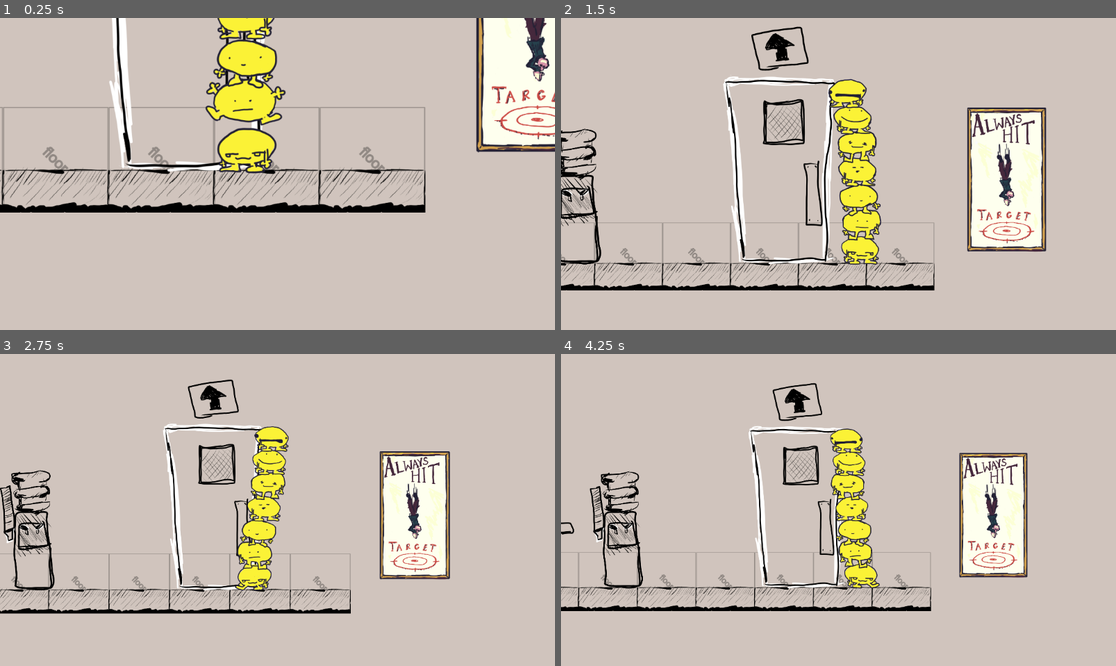
Above: before the commit, frames 1-4 (two rows, left to right).
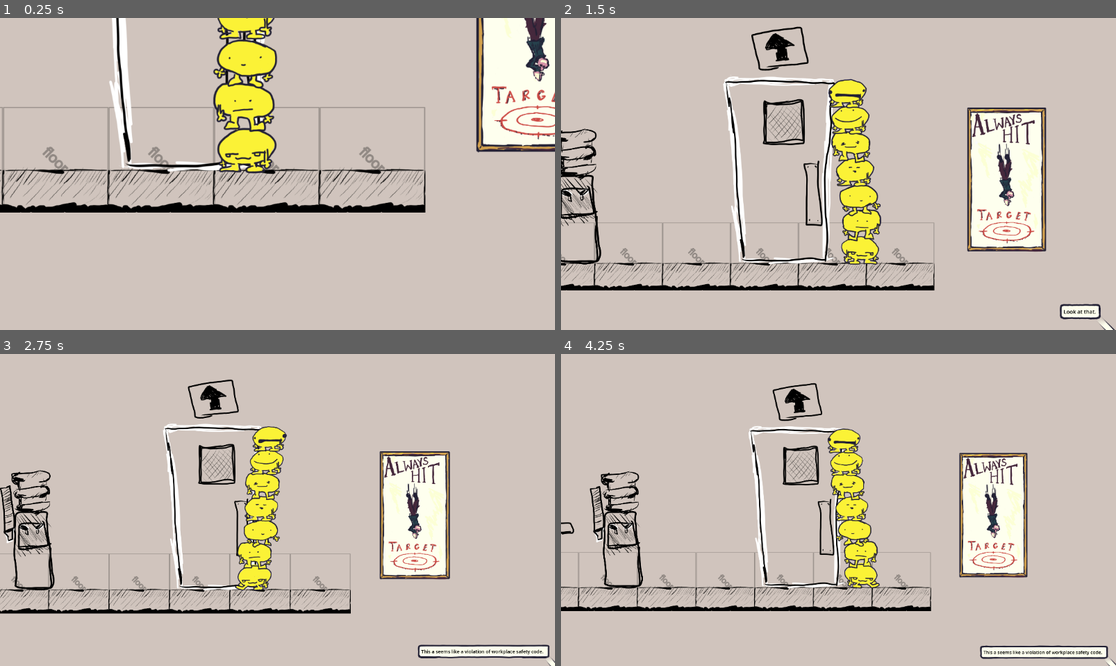
Above: after the commit, the same moments.

Repository: JCoMcL/gourt-game
Game: Godot game, scene res://level/office-level.tscn
The game is run twice, just before and just after one commit, with the same random seed, the same clock (stepped at 60 frames per second) and the same inputs.
Inputs (mouse positions are in pixels of both pictures, inside the frame that each line leads up to):
- Up to frame 1 (0.25 s): no input
- Up to frame 2 (1.5 s): move the mouse to (960, 158) at 0.52 s; press the mouse at (960, 158) at 0.53 s; hold Right (go right) 0.53-1.25 s; release the mouse at (960, 158) at 1.25 s; drag from (727, 189) to (577, 202) at 1.27 s
- Up to frame 3 (2.75 s): move the mouse to (333, 441) at 2.02 s; press the mouse at (333, 441) at 2.03 s; hold Left (go left) from 2.03 s (still down)
- Up to frame 4 (4.25 s): release Left (go left) at 2.75 s; release the mouse at (894, 441) at 2.75 s; drag from (810, 572) to (594, 534) at 2.77 s; move the mouse to (1005, 556) at 3.52 s; hold Right (go right) from 3.53 s (still down); hold Mouse wheel up (move equipment up) from 3.53 s (still down); click (1005, 556) at 3.8 s

The runs differ from the first frame. In frame 1, 0.8% of the frame differs, in the area x 37-52%, y 19-37%; in frame 2, 1.5%; in frame 3, 2.4%, in the area x 42-100%, y 23-100%; in frame 4, 1.8%.

Commit message:
gourt literacy programme (#9)
* simplify Word and add icon

* implement basic framework for saying words in need of fleshing out. Fall back on exisitng interact framework that than make bespoke examing framework since they are basically the same.

* Add the code fo spawning the speech bubble and lay the groundwork for speech bubbles being easier to work with in the future. And fix a few bugs and problems I ran into in the process.
Change get_bounds to get_rect for better consistency, and deal with some complications stemming from the fact that they don't work exactly the same. Fix two bugs in speech_bubble, one being incorrect initialization and the other being a faulty assumption that a Rect2 will always be centred on the owner.
Remove `examinable` layer since examination is done via interaction and is therefore on the `interactive` layer

* remove rogue print

* fix another bug caused by assuming a rect would be centred over its owner. Add some new debug stuff

* Offload managing timing out the speech bubble to the speech bubble itself. Change and simplify some interfaces accordingly. Add settings.gd to hold global text speed.
Append text to existing speech bubbles instead of overwriting when `say` is invoked.

* add conversation and actors back into the office level

---------

Co-authored-by: jcomcl <j@jcom.cl>

Diff:
--- a/actors/conversation.gd
+++ b/actors/conversation.gd
@@ -1,8 +1,6 @@
 extends Area2D
 
 @export var actors: Array[Actor]
-@export var speech_bubble_scene: PackedScene
-@export var speed: float = 0.1
 
 class Line:
 	var text: String
@@ -10,15 +8,6 @@
 	func _init(text: String, speaker: Node2D):
 		self.text = text
 		self.speaker = speaker
-
-	func display(speech_bubble: SpeechBubble):
-		print("%s: %s" % [speaker.name, text])
-		speech_bubble.text = text
-		speech_bubble.speaker = speaker
-		speech_bubble.anneal_position(10)
-
-	func duration() -> float:
-		return text.length() / 20.0 + 0.2
 
 @onready var lines = [ Line.new("Look at that.", actors[0]),
 	Line.new("This a seems like a violation of workplace safety code.", actors[0]),
@@ -34,19 +23,24 @@
 var counter = 0
 var speech_bubble: SpeechBubble
 func display_line():
+	var line: Line = lines[counter]
+	print("%s: %s" % [line.speaker.name, line.text])
+
 	if ! speech_bubble:
-		speech_bubble = speech_bubble_scene.instantiate()
-		add_child(speech_bubble)
-	lines[counter].display(speech_bubble)
-	$Timer.start((lines[counter]).duration())
+		speech_bubble = SpeechTherapist.say(line.speaker, line.text)
+		speech_bubble.auto_expire = false
+		speech_bubble.on_done_showing.connect(display_line)
+	else:
+		speech_bubble.reset_text(line.text)
+		speech_bubble.speaker = line.speaker
+	speech_bubble.anneal_position(10)
+
 	counter += 1
 	if counter == lines.size():
-		$Timer.timeout.disconnect(display_line)
-		$Timer.timeout.connect(speech_bubble.queue_free)
+		speech_bubble.on_done_showing.disconnect(display_line)
+		speech_bubble.auto_expire = true
 
 func _ready():
-	$Timer.timeout.connect(display_line)
-	$Timer.one_shot = true
 	if lines.size() > 0:
 		display_line()
 	else:
--- a/actors/conversation.tscn
+++ b/actors/conversation.tscn
@@ -1,19 +1,13 @@
-[gd_scene load_steps=4 format=3 uid="uid://bpyqi3nxqposm"]
+[gd_scene load_steps=3 format=3 uid="uid://bpyqi3nxqposm"]
 
 [ext_resource type="Script" uid="uid://cnvx1nc2i330f" path="res://actors/conversation.gd" id="1_h5wgq"]
-[ext_resource type="PackedScene" uid="uid://cuy1mgrdlirmk" path="res://ui/speech_bubble/speech_bubble.tscn" id="2_x1475"]
 
 [sub_resource type="RectangleShape2D" id="RectangleShape2D_twwvs"]
 size = Vector2(825, 730)
 
 [node name="Conversation" type="Area2D" node_paths=PackedStringArray("actors")]
 script = ExtResource("1_h5wgq")
-actors = [NodePath(""), NodePath("")]
-speech_bubble_scene = ExtResource("2_x1475")
-speed = 20.0
+actors = [null, null]
 
 [node name="CollisionShape2D" type="CollisionShape2D" parent="."]
-position = Vector2(-59.5, 43)
 shape = SubResource("RectangleShape2D_twwvs")
-
-[node name="Timer" type="Timer" parent="."]
--- a/goon.gd
+++ b/goon.gd
@@ -6,7 +6,13 @@
 	# and obviously whatever else we end up needing
 
 var bounds_size = 60 #TODO this is the gourt's size, and it's a guess
-func get_bounds() -> Rect2:
+func get_rect() -> Rect2:
+	## a Rect2 representing the boundary of the goon in local coordinates
+	var r = get_global_rect()
+	r.position -= global_position
+	return r
+
+func get_global_rect() -> Rect2:
 	return Rect2(
 		global_position - Vector2.ONE * bounds_size,
 		Vector2.ONE * bounds_size * 2
@@ -19,6 +25,10 @@
 	if what.has_method("interact"):
 		return what.interact(self)
 	return false
+
+func say(s: String):
+	SpeechTherapist.say(self, s)
+	print(s) #TODO
 
 func identify(lines = []):
 	for s in [
--- a/gourts/gourt.gd
+++ b/gourts/gourt.gd
@@ -46,9 +46,9 @@
 	) * impulse_scale, "breaksplosion")
 
 #TODO reimplement to be less guesswork-oriented
-func get_bounds() -> Rect2:
+func get_global_rect() -> Rect2:
 	if head_friend:
-		return head_friend.get_bounds()
+		return head_friend.get_global_rect()
 	else:
 		var self_bounds = super()
 		self_bounds.size.y *= Gourtilities.foot_count(self)
@@ -135,9 +135,18 @@
 	return what.interact(self)
 
 func _interact(what: Node, where: Vector2) -> bool:
-	var gourt = get_closest_gourt_to_interact(what, where)
-	if gourt:
-		return gourt.perform_the_interaction_fr(what, where)
+	var gourt: Gourt
+	if what is Word:
+		gourt = Gourtilities.get_stack_tip(self)
+		gourt.say(what.examine(gourt))
+		return true
+	elif what.has_method("interact"):
+		gourt = get_closest_gourt_to_interact(what, where)
+		if gourt:
+			if what is Word:
+				gourt.say(what.examine(gourt))
+				return true
+			return gourt.perform_the_interaction_fr(what, where)
 	return false
 
 func sqr_dist_to(o) -> float:
@@ -156,6 +165,8 @@
 	)
 
 func can_reach(o) -> bool: #TODO more reliable test would check if we can reach any part, not just the center
+	if o is Word:
+		return true
 	return sqr_dist_to(o) < reach ** 2
 
 func get_closest_gourt_to_interact(what: Node2D, where: Vector2) -> Gourt:
--- a/gourts/stack.gd
+++ b/gourts/stack.gd
@@ -34,7 +34,6 @@
 
 func unleash_children():
 	var p = get_parent()
-	print(p)
 	for c in get_children():
 		c.reparent.call_deferred(p)
 	queue_free()
--- a/level/office-level.tscn
+++ b/level/office-level.tscn
@@ -1,9 +1,7 @@
-[gd_scene load_steps=19 format=4 uid="uid://b57lobk2dccaj"]
+[gd_scene load_steps=21 format=4 uid="uid://b57lobk2dccaj"]
 
 [ext_resource type="Texture2D" uid="uid://clphjaysvxh82" path="res://level/office-level/tiles.png" id="1_wxgj7"]
-[ext_resource type="Texture2D" uid="uid://o17u11s8w1d2" path="res://actors/janitor.png" id="2_2lgek"]
 [ext_resource type="PackedScene" uid="uid://c6a0ra2cd2h4g" path="res://props/sunglasses.tscn" id="3_rh3h7"]
-[ext_resource type="Texture2D" uid="uid://4l70h00uyex4" path="res://actors/cast/inspectors.png" id="3_x1oxu"]
 [ext_resource type="PackedScene" uid="uid://j35m20jp18rk" path="res://props/door.tscn" id="4_1slrw"]
 [ext_resource type="Texture2D" uid="uid://defrs38qscb28" path="res://props/elevator.png" id="9_2sgh0"]
 [ext_resource type="PackedScene" uid="uid://bbbog68rjtlrb" path="res://props/water_cooler.tscn" id="10_1slrw"]
@@ -12,7 +10,11 @@
 [ext_resource type="PackedScene" uid="uid://cji7qwgt0f3t8" path="res://gourts/stack.tscn" id="12_utg4x"]
 [ext_resource type="Texture2D" uid="uid://bcuiskm22h53j" path="res://props/poster.png" id="13_1slrw"]
 [ext_resource type="PackedScene" uid="uid://bdhee0fbyvgae" path="res://gourts/gourt.tscn" id="13_ax68m"]
+[ext_resource type="PackedScene" uid="uid://cdheulpodhk4e" path="res://actors/cast/inspectors.tscn" id="13_gt2um"]
 [ext_resource type="Script" uid="uid://cdsy208jbfkdj" path="res://player.gd" id="14_b2cyw"]
+[ext_resource type="PackedScene" path="res://props/words.tscn" id="14_rh3h7"]
+[ext_resource type="PackedScene" uid="uid://cnuqy2f8bhgk3" path="res://actors/actor.tscn" id="14_twwvs"]
+[ext_resource type="PackedScene" uid="uid://bpyqi3nxqposm" path="res://actors/conversation.tscn" id="15_1axx8"]
 
 [sub_resource type="TileSetAtlasSource" id="TileSetAtlasSource_ssvay"]
 texture = ExtResource("1_wxgj7")
@@ -61,14 +63,6 @@
 position = Vector2(-2020, -1849)
 scale = Vector2(0.8, 0.8)
 
-[node name="Janitor" type="Sprite2D" parent="TileMapLayer"]
-position = Vector2(2211, -130)
-texture = ExtResource("2_2lgek")
-
-[node name="Inspectors" type="Sprite2D" parent="TileMapLayer"]
-position = Vector2(1794, -124)
-texture = ExtResource("3_x1oxu")
-
 [node name="Door" parent="TileMapLayer" node_paths=PackedStringArray("exit") instance=ExtResource("4_1slrw")]
 position = Vector2(-16, 61)
 exit = NodePath("../Door2")
@@ -164,7 +158,7 @@
 position = Vector2(-1275, -1718)
 
 [node name="Gourt Stack2" parent="." node_paths=PackedStringArray("root_child") instance=ExtResource("12_utg4x")]
-position = Vector2(431, 524)
+position = Vector2(388, 520)
 root_child = NodePath("Gourt0")
 
 [node name="Gourt0" parent="Gourt Stack2" node_paths=PackedStringArray("head_friend") instance=ExtResource("13_ax68m")]
@@ -248,4 +242,26 @@
 position = Vector2(370, -1781)
 texture = ExtResource("13_1slrw")
 
+[node name="Always" parent="Poster" instance=ExtResource("14_rh3h7")]
+position = Vector2(-39, -212)
+scale = Vector2(-9.85821, 3.72495)
+
+[node name="Hit" parent="Poster" instance=ExtResource("14_rh3h7")]
+position = Vector2(41, -176)
+scale = Vector2(-6.09284, 4.20244)
+
+[node name="Target" parent="Poster" instance=ExtResource("14_rh3h7")]
+position = Vector2(-12, 135)
+scale = Vector2(-10.0539, 2.93887)
+
+[node name="Inspectors" parent="." instance=ExtResource("13_gt2um")]
+position = Vector2(1689, 42)
+
+[node name="Janitor" parent="." instance=ExtResource("14_twwvs")]
+position = Vector2(2203, 49)
+
+[node name="Conversation" parent="." node_paths=PackedStringArray("actors") instance=ExtResource("15_1axx8")]
+position = Vector2(1913, -29)
+actors = [NodePath("../Inspectors"), NodePath("../Janitor")]
+
 [editable path="TileMapLayer/Door"]
--- a/player.gd
+++ b/player.gd
@@ -37,7 +37,7 @@
 
 	if player_character:
 		player_character.command(get_commands())
-		var track_bounds = player_character.get_bounds()
+		var track_bounds = player_character.get_global_rect()
 		var view_bounds = Yute.get_viewport_world_rect(self)
 		var error_vectors = [
 			track_bounds.position - view_bounds.position,
@@ -104,7 +104,7 @@
 		var ev_pos = event_position(ev)
 		var interactables = Clision.get_objects_at(ev_pos, "interactive")
 		if interactables:
-			player_character. _interact(interactables[0], ev_pos) #TODO we should try to handle the whole array not just whatever is arbitrarily the first element
+			player_character._interact(interactables[0], ev_pos) #TODO we should try to handle the whole array not just whatever is arbitrarily the first element
 	elif ev.is_action_pressed("move equipment up"):
 		try_quick_move_item(ev, Direction.UP)
 	elif ev.is_action_pressed("move equipment down"):
--- a/project.godot
+++ b/project.godot
@@ -21,6 +21,8 @@
 Direction="*res://tools/direction.gd"
 Clision="*res://clision.gd"
 Yute="*res://tools/yute.gd"
+SpeechTherapist="*res://ui/speech_bubble/SpeechTherapist.gd"
+Settings="*res://settings.gd"
 
 [input]
 
--- /dev/null
+++ b/props/words.gd
@@ -0,0 +1,6 @@
+@icon("res://ui/icons/word.png")
+extends Area2D
+class_name Word
+
+func examine(operator):
+	return name
--- /dev/null
+++ b/props/words.tscn
@@ -0,0 +1,14 @@
+[gd_scene load_steps=3 format=3 uid="uid://cksv3ygujpwxe"]
+
+[ext_resource type="Script" uid="uid://dpr1xoyxet24f" path="res://props/words.gd" id="1_s8mwy"]
+
+[sub_resource type="RectangleShape2D" id="RectangleShape2D_1b8nx"]
+
+[node name="Words" type="Area2D"]
+collision_layer = 32
+collision_mask = 0
+collision_priority = 0.5
+script = ExtResource("1_s8mwy")
+
+[node name="CollisionShape2D" type="CollisionShape2D" parent="."]
+shape = SubResource("RectangleShape2D_1b8nx")
--- /dev/null
+++ b/settings.gd
@@ -0,0 +1,5 @@
+extends Node
+
+var text_speed = 20.0
+func text_duration(s: String):
+	return (s.length()) / text_speed
--- /dev/null
+++ b/ui/speech_bubble/SpeechTherapist.gd
@@ -0,0 +1,20 @@
+extends Node
+
+var bubbles = {}
+@export var speech_bubble: PackedScene
+func _ready():
+	speech_bubble = load("%s/speech_bubble.tscn" % get_script().get_path().get_base_dir())
+
+func say(speaker: Node2D, words: String) -> SpeechBubble:
+	var sb: SpeechBubble
+	if bubbles.has(speaker) and is_instance_valid(bubbles[speaker]):
+		sb = bubbles[speaker]
+		sb.add_text(words)
+	else:
+		sb = speech_bubble.instantiate()
+		speaker.add_child(sb)
+		sb.speaker = speaker
+		bubbles[speaker] = sb
+		sb.anneal_position(50)
+		sb.text = words
+	return sb
--- a/ui/speech_bubble/speech_bubble.gd
+++ b/ui/speech_bubble/speech_bubble.gd
@@ -9,13 +9,46 @@
 			label.text = value
 			update_size()
 
-@export var speaker: Actor
+@export var speaker: Node2D
 @export_tool_button("Step", "Play") var f = anneal_position
+@export var debug_overlays = false
+@export var auto_expire = true:
+	set(value):
+		auto_expire = value
+		if auto_expire:
+			on_done_showing.connect(queue_free)
+		else:
+			on_done_showing.disconnect(queue_free)
 
 @onready var label = $Label
+@onready var timer = $Timer
+
+signal on_done_showing() #emitted when the duration for the text based on Settings.text_speed runs out
 
 func _ready():
-	update_size()
+	timer.timeout.connect(on_done_showing.emit)
+
+	# trigger setters
+	text = text
+	auto_expire = auto_expire
+
+	reset_timer()
+
+func add_text(s: String):
+	if text:
+		text = text + " " + s
+	else:
+		text = s
+
+	timer.start(timer.time_left + Settings.text_duration(s))
+
+func reset_timer():
+	timer.start(Settings.text_duration(text) + 1.0)
+
+func reset_text(s: String):
+	## set text and restart timer
+	text = s
+	reset_timer()
 
 func update_size():
 	if ! label:
@@ -50,12 +83,16 @@
 	,1),
 
 	Position_Goal.new(func near_speaker():
-	if speaker:
-		var spk = speaker.get_mouth()
-		if not spk:
-			spk = speaker
-		return centred(spk.global_position - Vector2(0, spk.get_rect().size.y / 2))
-	return null
+	if not speaker:
+		return null
+	var spk = speaker
+	if "get_mouth" in speaker:
+		var mouth = speaker.get_mouth()
+		if mouth:
+			spk = mouth
+
+	var speaker_rect = spk.get_rect()
+	return centred(speaker_rect.position + spk.global_position + Vector2(speaker_rect.size.x/2, 0))
 	,1),
 
 	Position_Goal.new(func on_screen():
@@ -100,6 +137,8 @@
 		update_position(delta)
 
 func _process(delta: float) -> void:
+	if debug_overlays:
+		queue_redraw()
 	if not Engine.is_editor_hint():
 		update_position(delta)
 
@@ -108,7 +147,14 @@
 
 var colors = [0xce4b46, 0x477571, 0xd692a8, 0x77729d, 0x6585a0].map(func (i): return Color(i))
 func _draw() -> void:
-	if Engine.is_editor_hint():
+	if debug_overlays:
+		draw_polyline(
+			Yute.four_corners(speaker.get_rect()).map(func(p):
+			return p + speaker.global_position - global_position
+			),
+			Color("red")
+		)
+
 		for i in range(position_goals.size()):
 			var pg = position_goals[i].calculate()
 			if pg is Vector2:
--- a/ui/speech_bubble/speech_bubble.tscn
+++ b/ui/speech_bubble/speech_bubble.tscn
@@ -12,6 +12,7 @@
 offset_bottom = -63.2426
 theme = ExtResource("1_pkjfo")
 script = ExtResource("1_gm1uq")
+debug_overlays = null
 
 [node name="Label" type="RichTextLabel" parent="."]
 layout_mode = 1
@@ -27,3 +28,6 @@
 texture = ExtResource("3_pkjfo")
 texture_mode = 2
 script = ExtResource("4_ofsrv")
+
+[node name="Timer" type="Timer" parent="."]
+one_shot = true
--- a/ui/speech_bubble/tail.gd
+++ b/ui/speech_bubble/tail.gd
@@ -11,7 +11,7 @@
 		return local_rect(o.get_mouth())
 	if o.has_method("get_rect"):
 		var r = o.get_rect()
-		var pos = o.global_position - (r.size/2 if o is Sprite2D else Vector2.ZERO)
+		var pos = o.global_position + r.position
 		return Rect2(to_local(pos), r.size)
 	else:
 		print("not implemented :(") #FIXME?
Not shown, added: props/words.gd.uid
Not shown, added: settings.gd.uid
Binary file added: ui/icons/word.png
Not shown, added: ui/icons/word.png.import
Not shown, added: ui/speech_bubble/SpeechTherapist.gd.uid
Not shown, added: ui/icons/icons.kra
